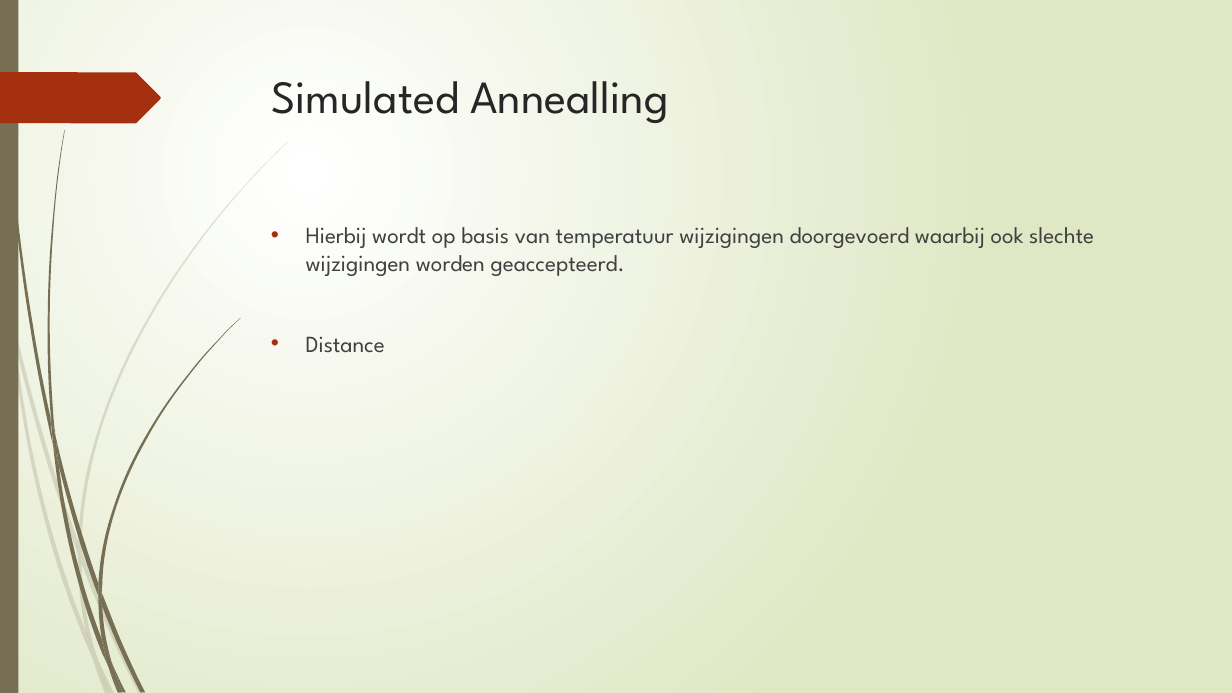
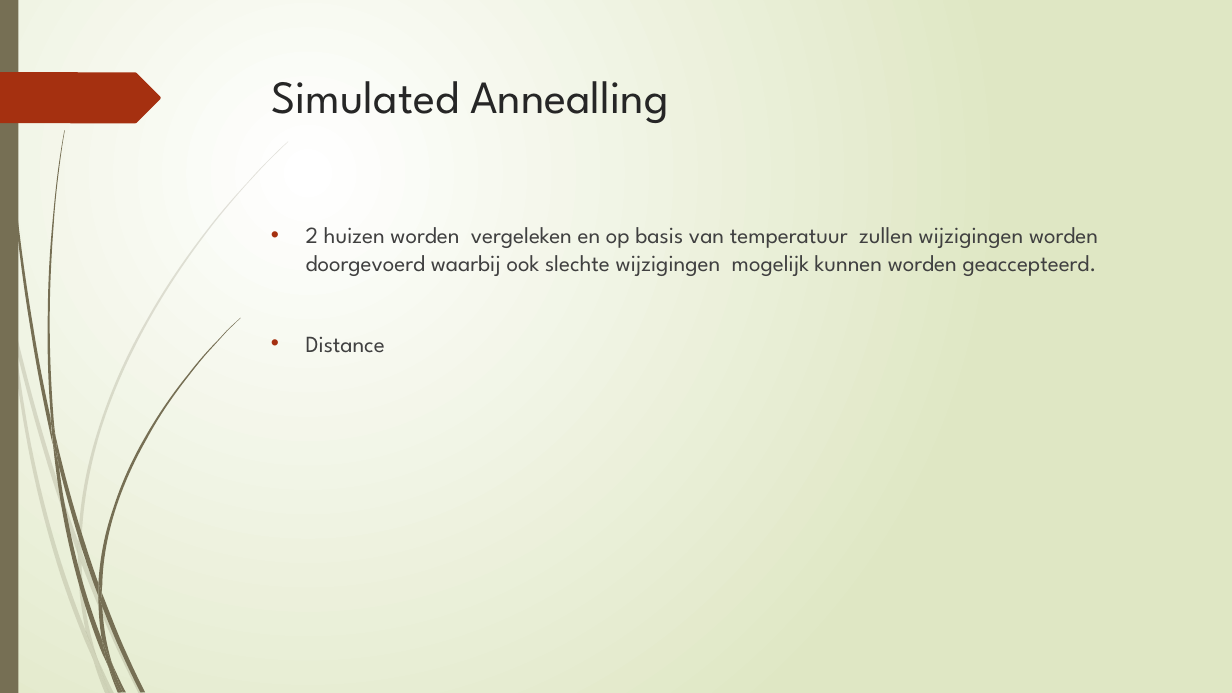
Before and after one commit to broekm006/SmartGrid, a slide deck: slide 8 of Final_V2.pptx. Drawn at 1232x693 pixels with LibreOffice and Linux fonts; fonts in the diff are those of the drawing. Boxes give left, top, right and bottom in pixels: in the first picture for what was removed or moved away, otherwise in the second. Text is boxed around its words. In the diff, an @@ line names an element or a change of style, - is before the commit and + after.

```diff
--- a/Final_V2.pptx
+++ b/Final_V2.pptx
@@ text at (306,227,1098,276): text changed @@
-• Hierbij wordt op basis van temperatuur wijzigingen doorgevoerd waarbij ook slechte wijzigingen worden geaccepteerd.
+• 2 huizen worden vergeleken en op basis van temperatuur zullen wijzigingen worden doorgevoerd waarbij ook slechte wijzigingen mogelijk kunnen worden geaccepteerd.
```
Also in this commit, not shown: 9 other slides changed.
